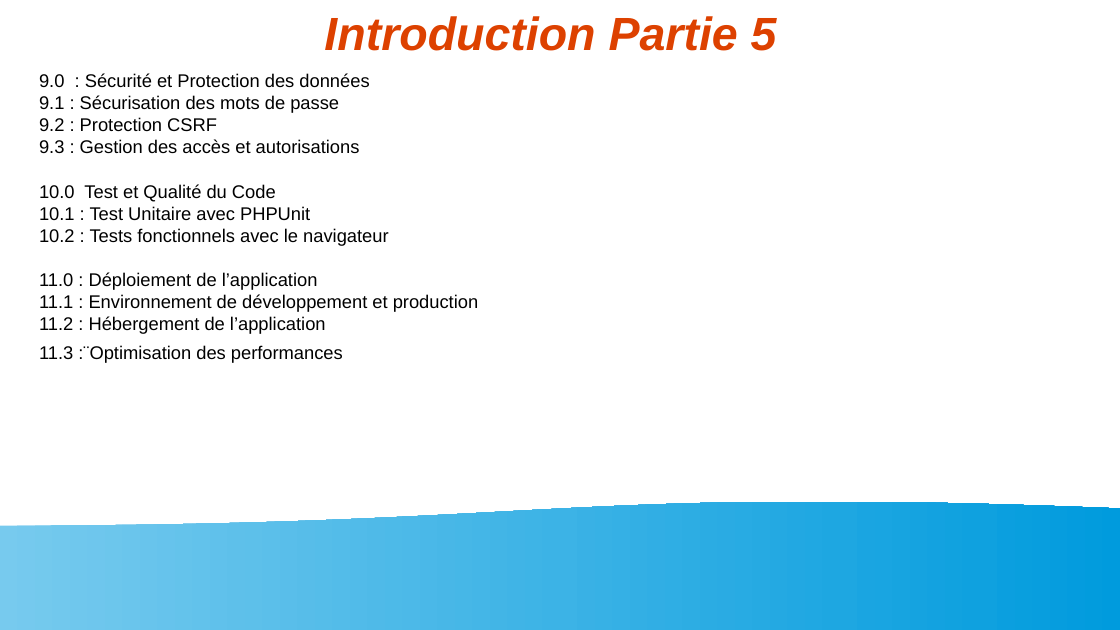
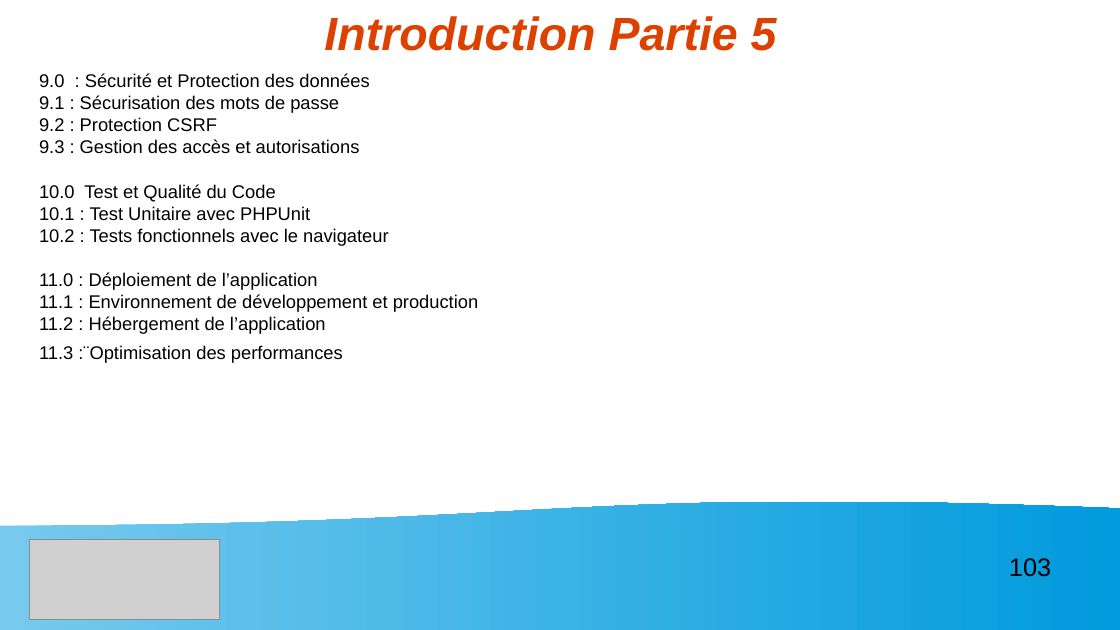
Before and after one commit to Myst564/Dev-Web, a slide deck: slide 103 of Projet Solo/DAB-INVOICE/Diaporama Projet Oral Stage IDEES Numérique.odp (slide 102 before the commit). Drawn at 1120x630 pixels with LibreOffice and Linux fonts; fonts in the diff are those of the drawing; grey boxes stand for pictures. Boxes give left, top, right and bottom in pixels: in the first picture for what was removed or moved away, otherwise in the second. Text is boxed around its words. In the diff, an @@ line names an element or a change of style, - is before the commit and + after.

```diff
--- a/Projet Solo/DAB-INVOICE/Diaporama Projet Oral Stage IDEES Numérique.odp
+++ b/Projet Solo/DAB-INVOICE/Diaporama Projet Oral Stage IDEES Numérique.odp
@@ picture added at [29,540,221,620] @@
@@ page number added at [1009,558,1051,577], 18 pt, text #000000 @@
+103
```
Also in this commit, not shown: 76 other slides changed, 23 slides added, 1 slide removed, 7 other files.
